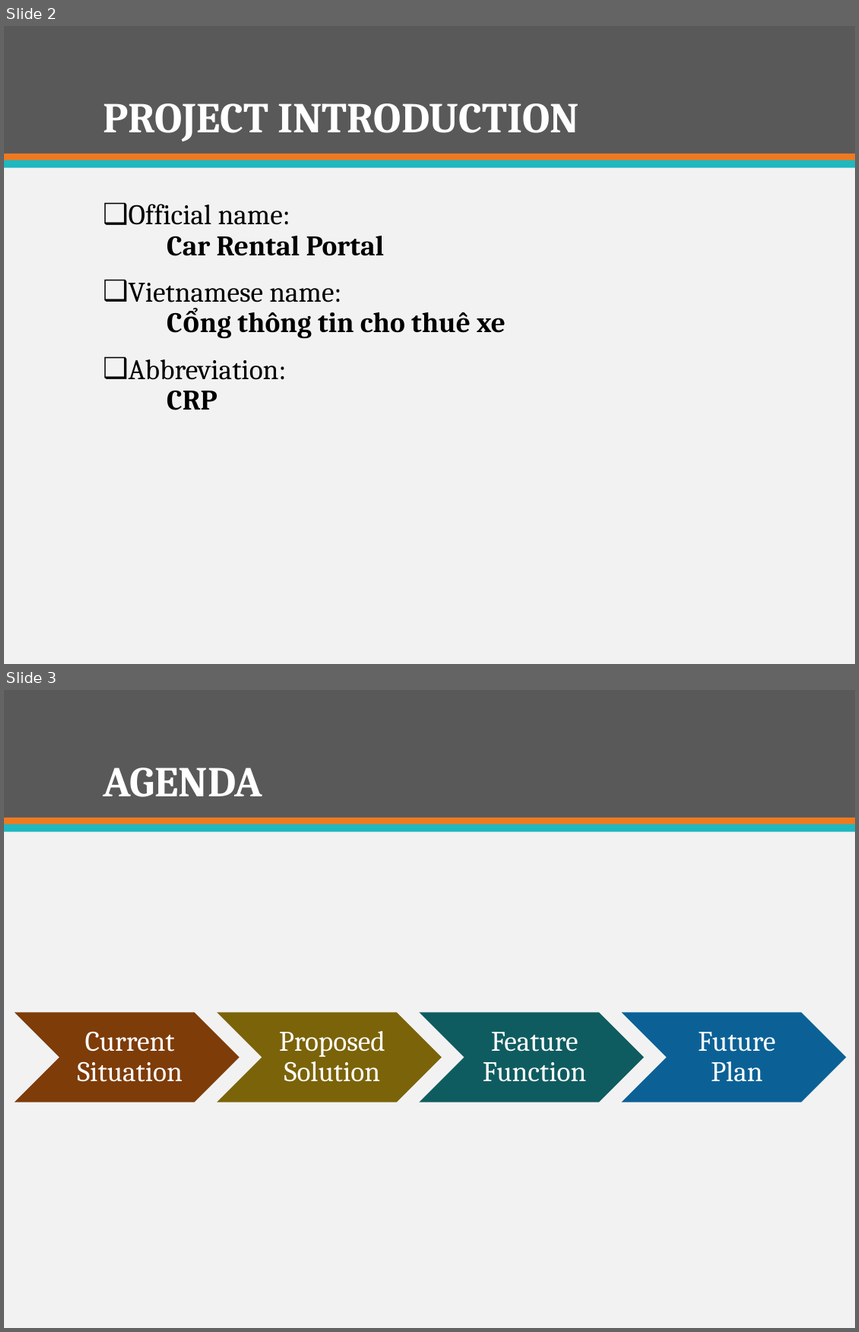
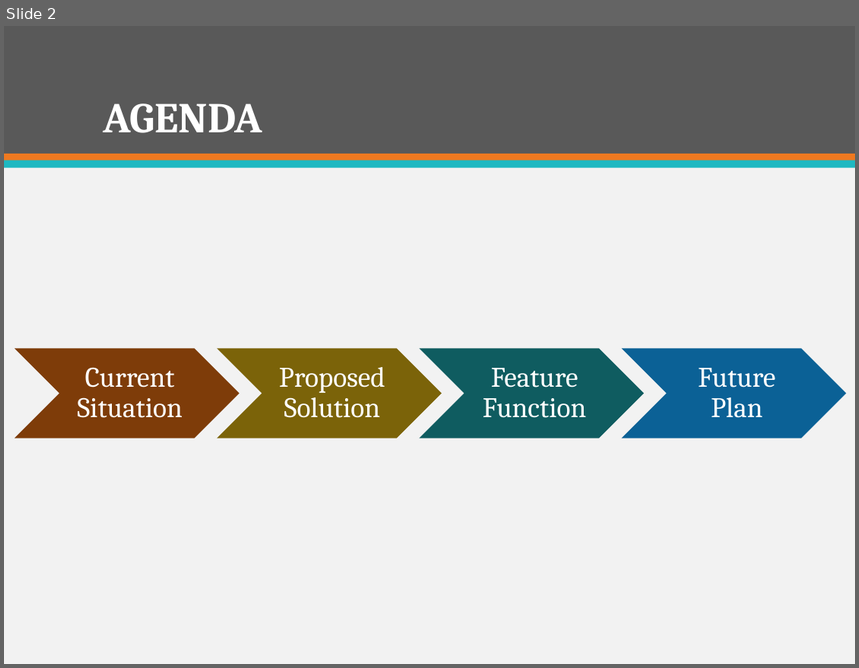
Before and after one commit to firzgard/CarRentalPortal, a slide deck: slide/CAR RENTAL PORTAL-Official.pptx. Shown one above the other, each under a label of ours: slides 2 and 3 before the commit, slide 2 after it. The pictures are 859x1332 and 859x668 pixels, drawn with LibreOffice and Linux fonts; fonts in the diff are those of the drawing. Boxes give left, top, right and bottom in pixels: in the first picture for what was removed or moved away, otherwise in the second. Text is boxed around its words. In the diff, an @@ line names an element or a change of style, - is before the commit and + after.

Commit message:
update slide

```diff
--- a/slide/CAR RENTAL PORTAL-Official.pptx
+++ b/slide/CAR RENTAL PORTAL-Official.pptx
@@ slide 2 removed at (x1=4, y1=26, x2=855, y2=664), background #F2F2F2; not listed: 3 template elements that a slide beside it also shows @@
@@ title removed at (x1=103, y1=104, x2=579, y2=142) @@
-PROJECT INTRODUCTION
@@ text removed at (x1=129, y1=204, x2=506, y2=411) @@
-❑ Official name:
-  Car Rental Portal
-❑ Vietnamese name:
-  Cổng thông tin cho thuê xe
-❑ Abbreviation:
-  CRP
@@ what was slide 3 is now slide 2 @@
```
Also in this commit, not shown: 1 slide changed.
